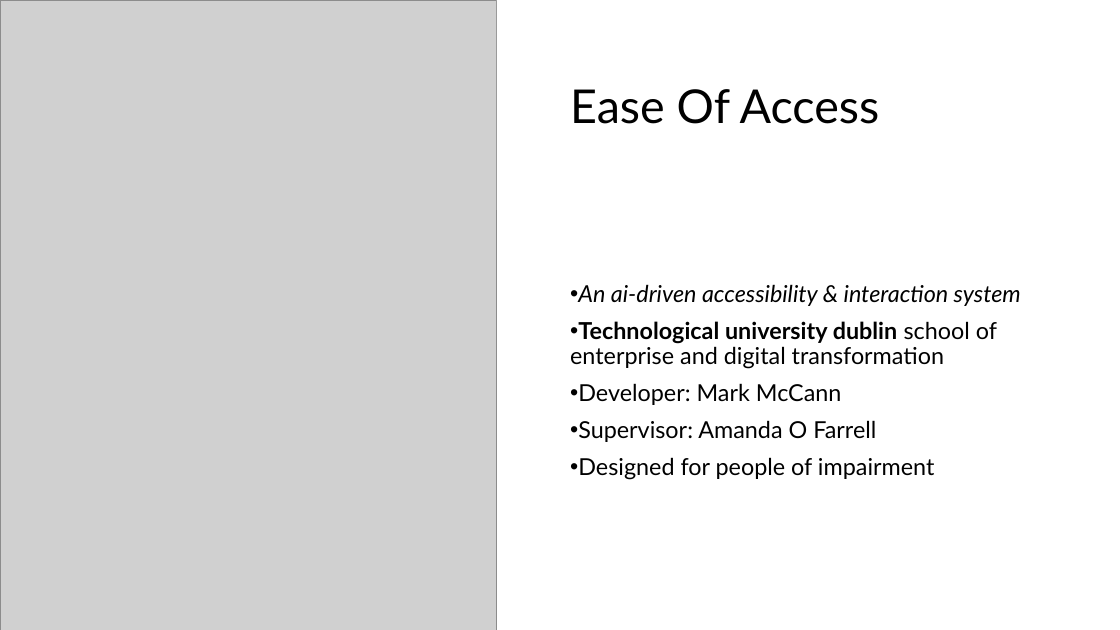
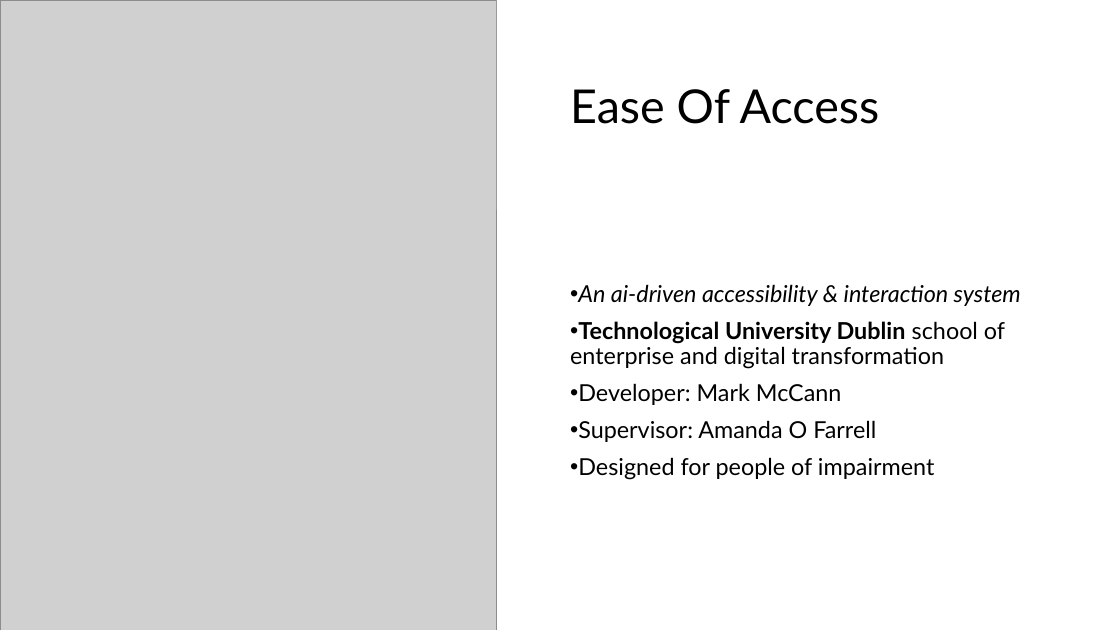
Before and after one commit to macmacmccann/easeofaccess, a slide deck: slide 1 of docs/Ease Of Access.pptx. Drawn at 1120x630 pixels with LibreOffice and Linux fonts; fonts in the diff are those of the drawing; grey boxes stand for pictures. Boxes give left, top, right and bottom in pixels: in the first picture for what was removed or moved away, otherwise in the second. Text is boxed around its words. In the diff, an @@ line names an element or a change of style, - is before the commit and + after.

```diff
--- a/docs/Ease Of Access.pptx
+++ b/docs/Ease Of Access.pptx
@@ subtitle at (570, 321, 1005, 369): text changed @@
-• Technological university dublin school of enterprise and digital transformation
+• Technological University Dublin school of enterprise and digital transformation
```
Also in this commit, not shown: 6 other files.
